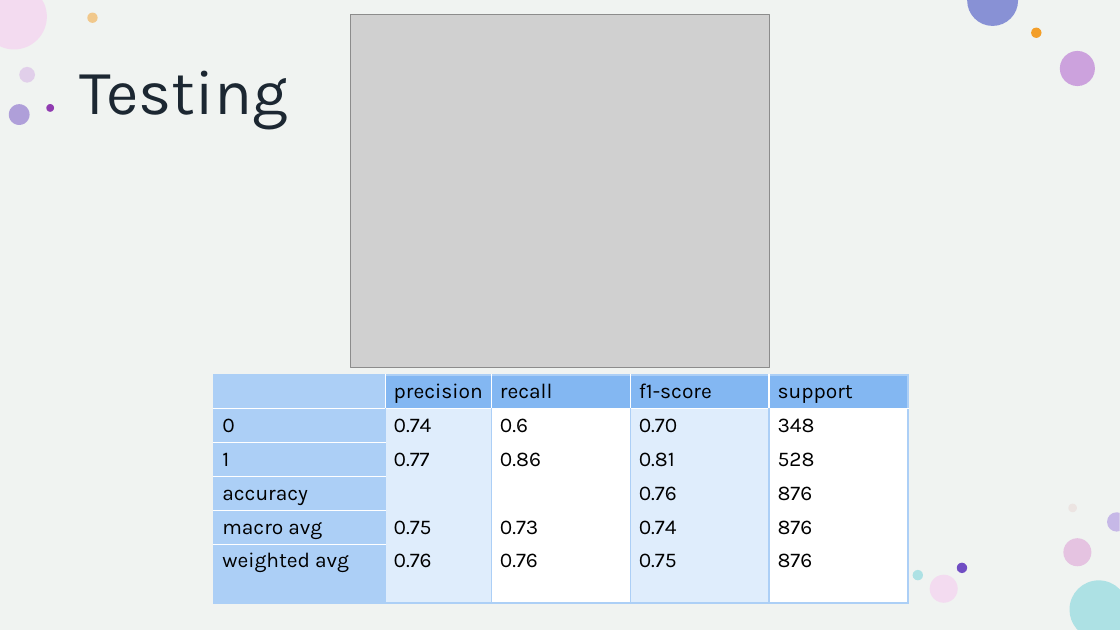
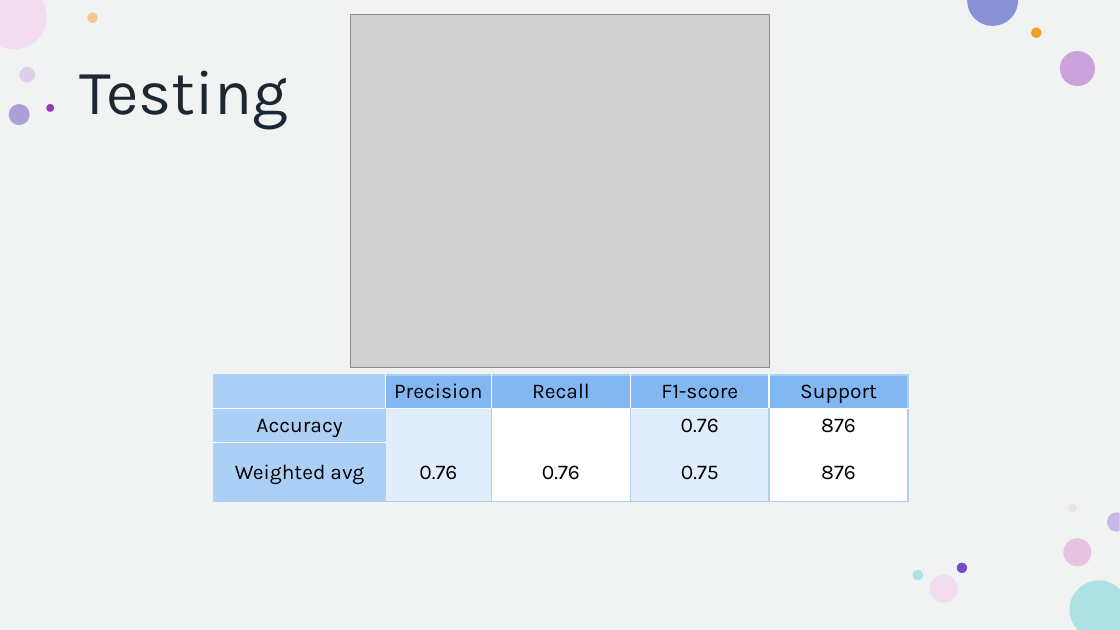
Before and after one commit to howie-zeng/Analyzing-Retail-Sentiment-and-Detecting-Trading-Signals, a slide deck: slide 8 of Presentation.pptx. Drawn at 1120x630 pixels with LibreOffice and Linux fonts; fonts in the diff are those of the drawing; grey boxes stand for pictures. Boxes give left, top, right and bottom in pixels: in the first picture for what was removed or moved away, otherwise in the second. Text is boxed around its words. In the diff, an @@ line names an element or a change of style, - is before the commit and + after.

```diff
--- a/Presentation.pptx
+++ b/Presentation.pptx
@@ table at box(214, 375, 908, 502) @@
-row 1:  | precision | recall | f1-score | support
-row 2: 0 | 0.74 | 0.6 | 0.70 | 348
-row 3: 1 | 0.77 | 0.86 | 0.81 | 528
-row 4: accuracy |  |  | 0.76 | 876
-row 5: macro avg | 0.75 | 0.73 | 0.74 | 876
-row 6: weighted avg | 0.76 | 0.76 | 0.75 | 876
+row 1:  | Precision | Recall | F1-score | Support
+row 2: Accuracy |  |  | 0.76 | 876
+row 3: Weighted avg | 0.76 | 0.76 | 0.75 | 876
```
Also in this commit, not shown: 8 other slides changed, 1 slide removed.
